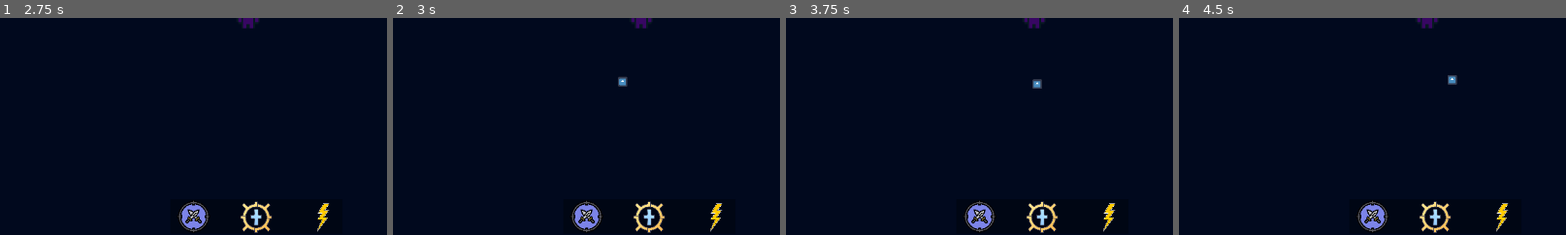
Above: before the commit, frames 1-4 (left to right).
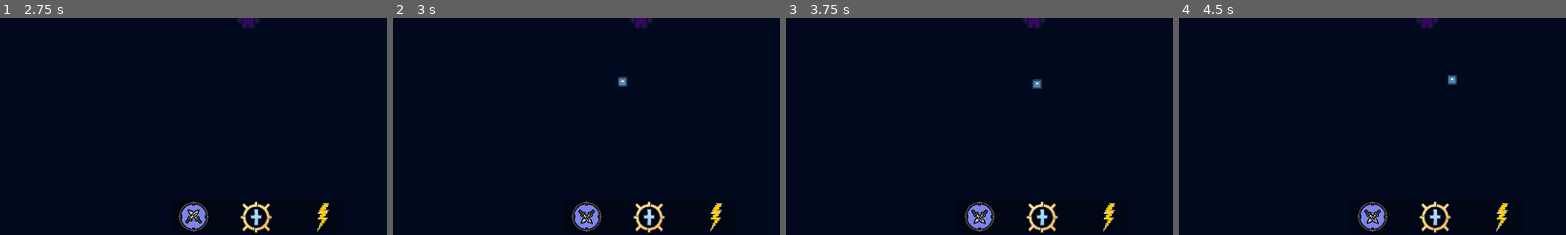
Above: after the commit, the same moments.

Repository: bkerz/VoidShips
Game: Godot game, scene res://Scenes/GUI_UI/MainUI/mainMenu.tscn
Two runs of this game, one before a commit and one after it. Both use one fixed random seed, a clock stepped at 60 frames per second and the inputs below. The engine's default icon, where the game draws it, is replaced by a stand-in: a white triangle on a blue panel in a dark square.
Inputs (mouse positions are % of the whole screen's width and height, from its top left):
- Up to frame 1 (2.75 s): click "Jugar" at 0.5 s; click "Max (Melee)" at 1.25 s; click "Ir al Mundo" at 2 s
- Up to frame 2 (3 s): click (41, 96) at 2.75 s
- Up to frame 3 (3.75 s): click (49, 96) at 3.5 s
- Up to frame 4 (4.5 s): click (57, 96) at 4.25 s
The pictures show only the part of the screen within x 16-65%, y 50-100%; the shares and areas given below are measured in that part.

Frame 1 is identical in both runs. In frame 2, 0.2% of the frame differs, in the area x 47-53%, y 87-96%; in frame 3, 0.2%; in frame 4, 0.2%.

Commit message:
not important

Diff:
--- /dev/null
+++ b/Scenes/GUI_UI/PlayerGUI/AtaquePrincipalScritp.gd
@@ -0,0 +1,5 @@
+extends TextureButton
+
+
+func reflex():
+	$AnimationPlayer.play("press")
--- a/Scenes/GUI_UI/PlayerGUI/playerUI.tscn
+++ b/Scenes/GUI_UI/PlayerGUI/playerUI.tscn
@@ -1,8 +1,9 @@
-[gd_scene load_steps=12 format=3 uid="uid://cad8oxbpfuctf"]
+[gd_scene load_steps=16 format=3 uid="uid://cad8oxbpfuctf"]
 
 [ext_resource type="Script" path="res://Scenes/GUI_UI/PlayerGUI/playerUIScript.gd" id="1_arrvw"]
 [ext_resource type="Texture2D" uid="uid://bxkc0uoa216p6" path="res://Scenes/GUI_UI/PlayerGUI/mainAttackResource.png" id="1_hgshh"]
 [ext_resource type="Texture2D" uid="uid://w33vgmfjwu0w" path="res://Scenes/GUI_UI/PlayerGUI/secondAttackResource.png" id="2_frhi6"]
+[ext_resource type="Script" path="res://Scenes/GUI_UI/PlayerGUI/AtaquePrincipalScritp.gd" id="3_p25gx"]
 [ext_resource type="Texture2D" uid="uid://dd81ogoya48ha" path="res://Scenes/GUI_UI/PlayerGUI/specialAttackButton.png" id="3_v0nl1"]
 
 [sub_resource type="StyleBoxFlat" id="StyleBoxFlat_1bwav"]
@@ -25,6 +26,43 @@
 
 [sub_resource type="StyleBoxFlat" id="StyleBoxFlat_34er5"]
 bg_color = Color(0, 0, 0, 0.329412)
+
+[sub_resource type="Animation" id="Animation_1gosq"]
+resource_name = "press"
+length = 0.5
+tracks/0/type = "value"
+tracks/0/imported = false
+tracks/0/enabled = true
+tracks/0/path = NodePath("HudGUI/AtaquePrincipal:flip_v")
+tracks/0/interp = 1
+tracks/0/loop_wrap = true
+tracks/0/keys = {
+"times": PackedFloat32Array(0, 0.5),
+"transitions": PackedFloat32Array(1, 1),
+"update": 1,
+"values": [true, false]
+}
+
+[sub_resource type="Animation" id="Animation_pecqy"]
+length = 0.001
+tracks/0/type = "value"
+tracks/0/imported = false
+tracks/0/enabled = true
+tracks/0/path = NodePath("HudGUI/AtaquePrincipal:flip_v")
+tracks/0/interp = 1
+tracks/0/loop_wrap = true
+tracks/0/keys = {
+"times": PackedFloat32Array(0),
+"transitions": PackedFloat32Array(1),
+"update": 1,
+"values": [false]
+}
+
+[sub_resource type="AnimationLibrary" id="AnimationLibrary_s051g"]
+_data = {
+"RESET": SubResource("Animation_pecqy"),
+"press": SubResource("Animation_1gosq")
+}
 
 [node name="playerUI" type="Node2D"]
 script = ExtResource("1_arrvw")
@@ -159,7 +197,7 @@
 grow_vertical = 2
 theme_override_styles/panel = SubResource("StyleBoxFlat_34er5")
 
-[node name="AtaquePrincipal" type="TextureButton" parent="HudGUI"]
+[node name="AtaquePrincipal" type="TextureButton" parent="HudGUI" groups=["hudButtonsDetectNormalAttack"]]
 layout_mode = 1
 anchors_preset = 4
 anchor_top = 0.5
@@ -171,6 +209,13 @@
 grow_vertical = 2
 scale = Vector2(0.1, 0.1)
 texture_normal = ExtResource("1_hgshh")
+script = ExtResource("3_p25gx")
+
+[node name="AnimationPlayer" type="AnimationPlayer" parent="HudGUI/AtaquePrincipal"]
+root_node = NodePath("../../..")
+libraries = {
+"": SubResource("AnimationLibrary_s051g")
+}
 
 [node name="AtaqueSecundario" type="TextureButton" parent="HudGUI"]
 layout_mode = 1
--- a/Scenes/Players/Max´s/MaxPlayerScript.gd
+++ b/Scenes/Players/Max´s/MaxPlayerScript.gd
@@ -18,6 +18,7 @@
 func _input(event):
 	var input_direction = Input.get_vector("A","D","W","S")
 	if event is InputEventMouseButton and event.is_action_pressed("ui_Mouse_Left"):
+		get_tree().call_group("hudButtonsDetectNormalAttack","reflex")
 		shootBullet()
 	#Le paso la posicion del player
 	GLOBALMANAGER.posicionGlobalPersonaje = global_position
